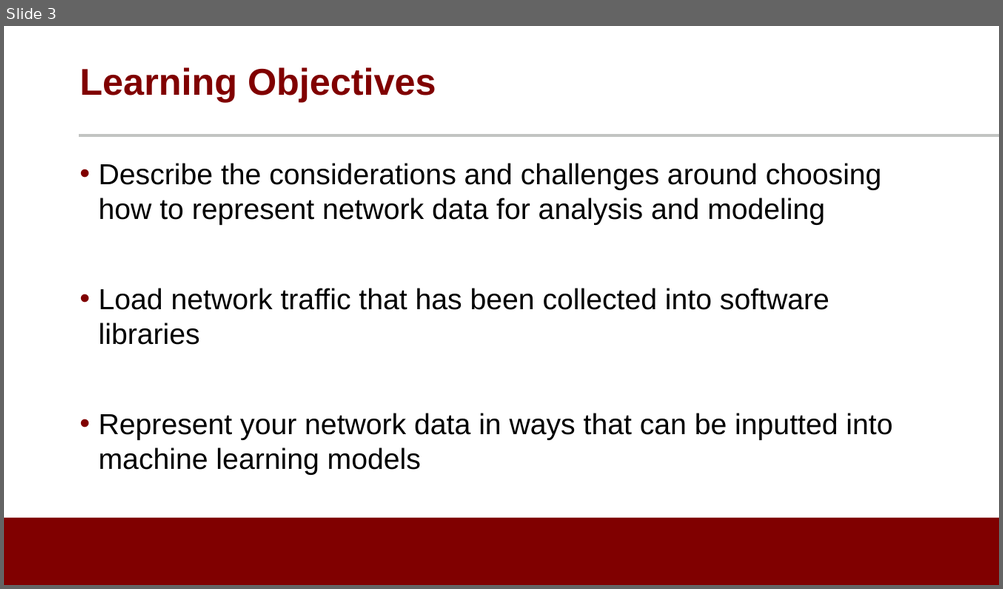
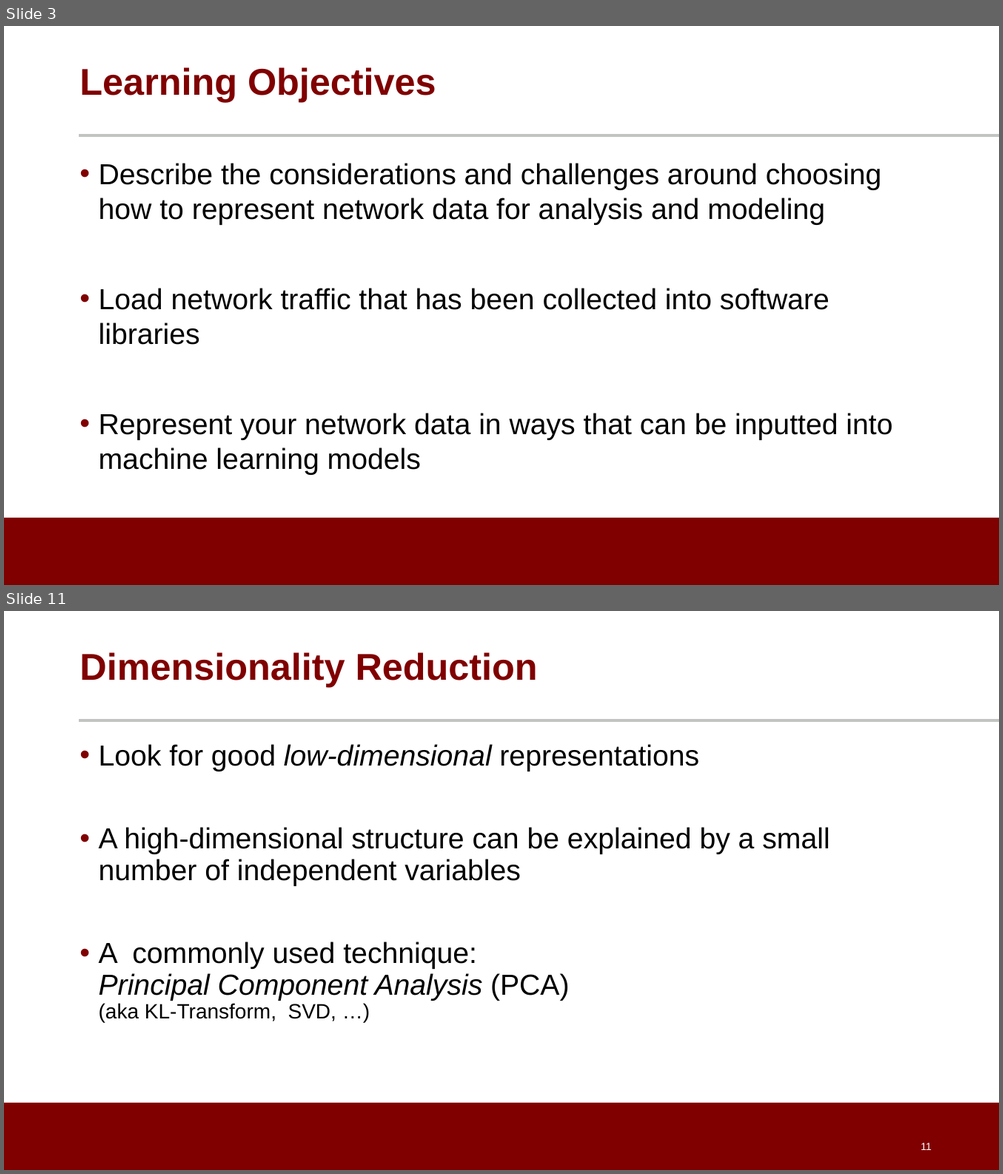
Before and after one commit to noise-lab/ML-Cybersecurity, a slide deck: module-3/ppt/3.4-Unsupervised Learning.pptx. Shown one above the other, each under a label of ours: slide 3 before the commit, slides 3 and 11 after it; the slides between them are not shown. The pictures are 1003x589 and 1003x1174 pixels, drawn with LibreOffice and Linux fonts; fonts in the diff are those of the drawing; background and template pictures are left out. Boxes give left, top, right and bottom in pixels: in the first picture for what was removed or moved away, otherwise in the second. Text is boxed around its words. In the diff, an @@ line names an element or a change of style, - is before the commit and + after.

```diff
--- a/module-3/ppt/3.4-Unsupervised Learning.pptx
+++ b/module-3/ppt/3.4-Unsupervised Learning.pptx
@@ slide 11 added at <box>4,611,999,1170</box>, background #FFFFFF; not listed: 2 template elements that a slide beside it also shows @@
@@ title added at <box>79,652,538,687</box>, 36 pt, text #800000, bold @@
+Dimensionality Reduction
@@ text added at <box>99,744,829,1023</box>, 28 pt, text #000000 @@
+• Look for good low-dimensional representations
+• A high-dimensional structure can be explained by a small number of independent variables
+• A commonly used technique:
+  Principal Component Analysis (PCA)
+  (aka KL-Transform, SVD, …)
@@ page number added at <box>920,1143,930,1150</box>, 10 pt, text #FFFFFF @@
+11
```
Also in this commit, not shown: 2 slides changed, 23 other slides added, 1 slide removed, 4 other files.
